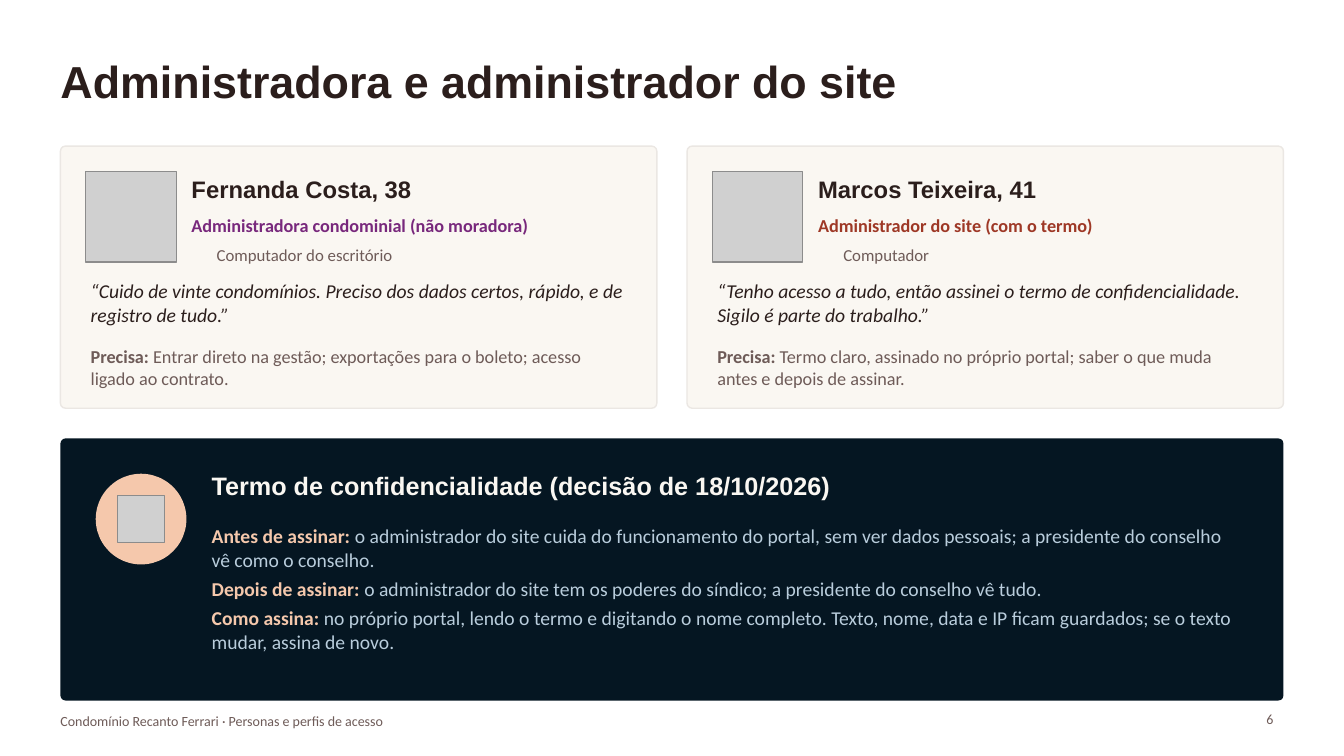
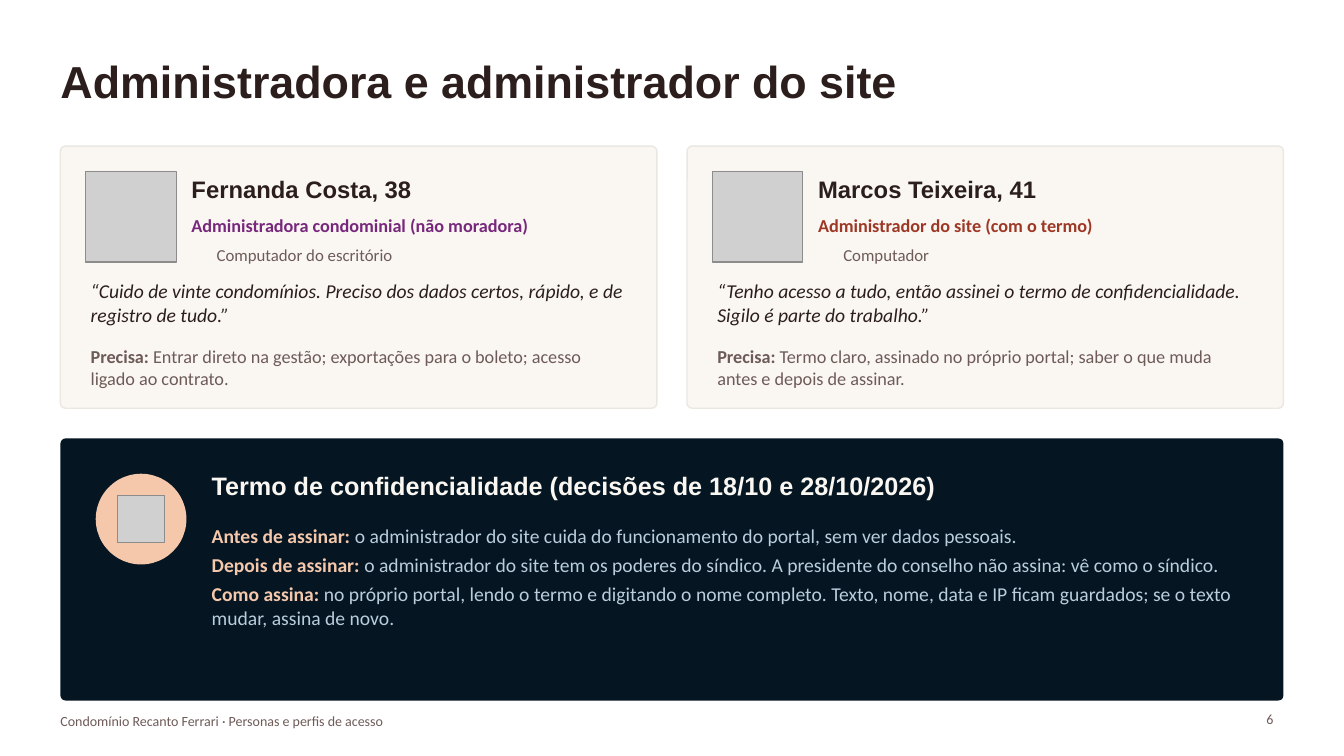
Before and after one commit to paulamuhlbach/recantoferrari, a slide deck: slide 6 of apresentacoes/Personas-e-perfis-de-acesso.pptx. Drawn at 1344x756 pixels with LibreOffice and Linux fonts; fonts in the diff are those of the drawing; grey boxes stand for pictures; background and template pictures are left out. Boxes give left, top, right and bottom in pixels: in the first picture for what was removed or moved away, otherwise in the second. Text is boxed around its words. In the diff, an @@ line names an element or a change of style, - is before the commit and + after.

```diff
--- a/apresentacoes/Personas-e-perfis-de-acesso.pptx
+++ b/apresentacoes/Personas-e-perfis-de-acesso.pptx
@@ text at [212, 476, 934, 501]: text changed @@
-Termo de confidencialidade (decisão de 18/10/2026)
+Termo de confidencialidade (decisões de 18/10 e 28/10/2026)
@@ text at [212, 529, 1219, 575]: text changed @@
-Antes de assinar: o administrador do site cuida do funcionamento do portal, sem ver dados pessoais; a presidente do conselho vê como o conselho.
-Depois de assinar: o administrador do site tem os poderes do síndico; a presidente do conselho vê tudo.
+Antes de assinar: o administrador do site cuida do funcionamento do portal, sem ver dados pessoais.
+Depois de assinar: o administrador do site tem os poderes do síndico. A presidente do conselho não assina: vê como o síndico.
```
Also in this commit, not shown: 6 other slides changed, 11 other files.
